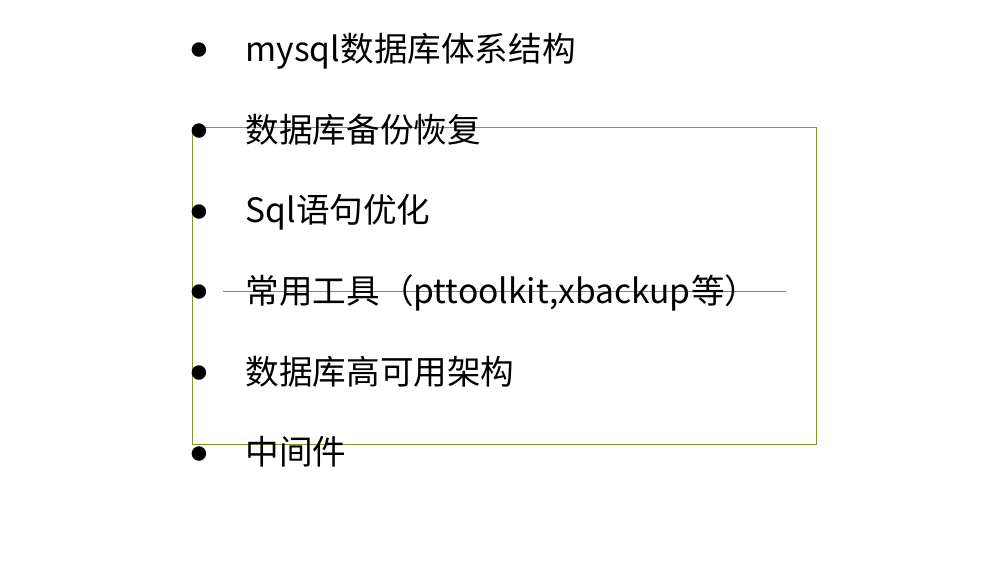
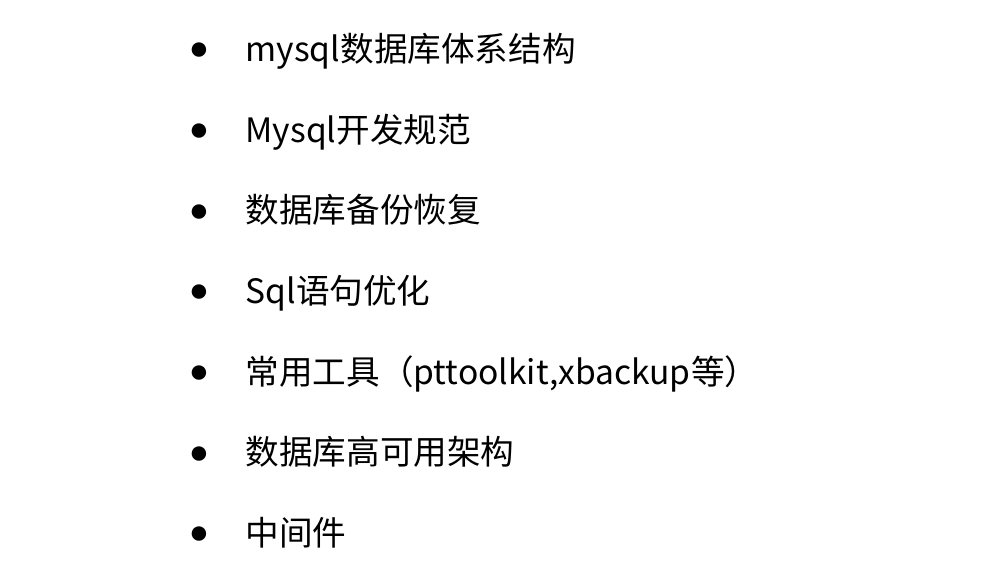
Before and after one commit to ronghuaihai/sharefiles, a slide deck: slide 2 of 数据库演示.pptx. Drawn at 1008x567 pixels with LibreOffice and Linux fonts; fonts in the diff are those of the drawing; background and template pictures are left out. Boxes give left, top, right and bottom in pixels: in the first picture for what was removed or moved away, otherwise in the second. Text is boxed around its words. In the diff, an @@ line names an element or a change of style, - is before the commit and + after.

```diff
--- a/数据库演示.pptx
+++ b/数据库演示.pptx
@@ text at bbox=[246, 113, 471, 150]: paragraph added @@
+● Mysql开发规范
@@ rectangle removed at bbox=[193, 128, 817, 445] @@
@@ line removed from (222, 291) to (786, 291) @@
```
Also in this commit, not shown: 33 other slides changed, 17 slides added, 1 slide removed, 57 other files.
